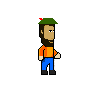
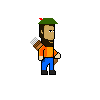
Comparing the layer stacks of the two 100 x 100 images. Changes:
added layer "Layer 9" over (x1=30, y1=37, x2=58, y2=65)
